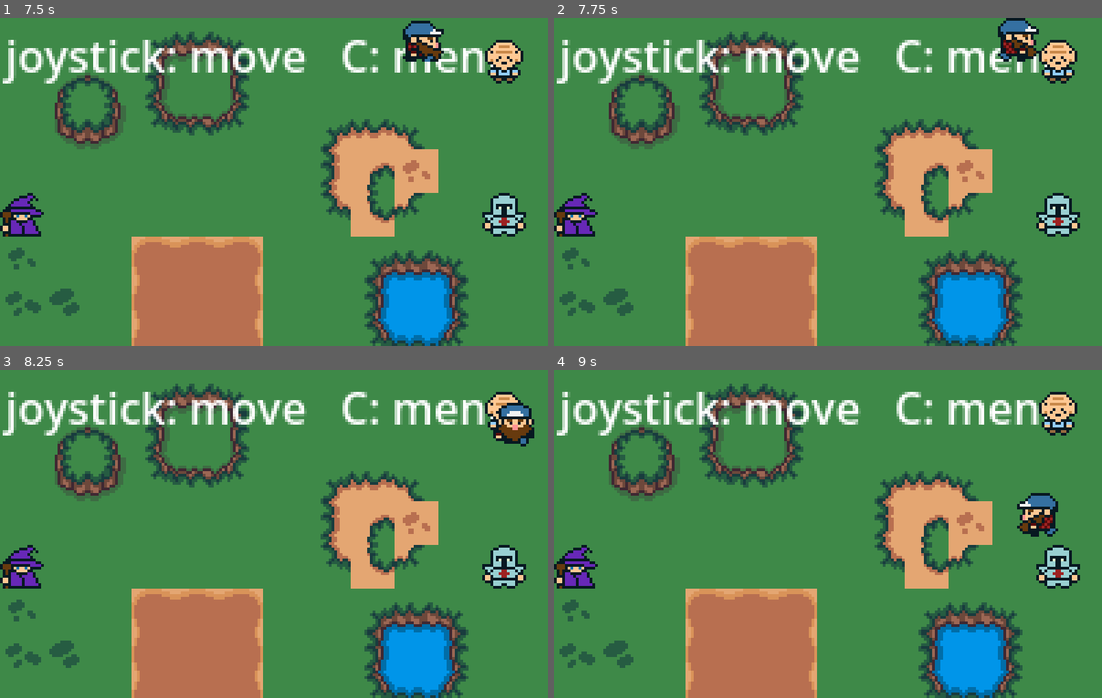
Above: before the commit, frames 1-4 (two rows, left to right).
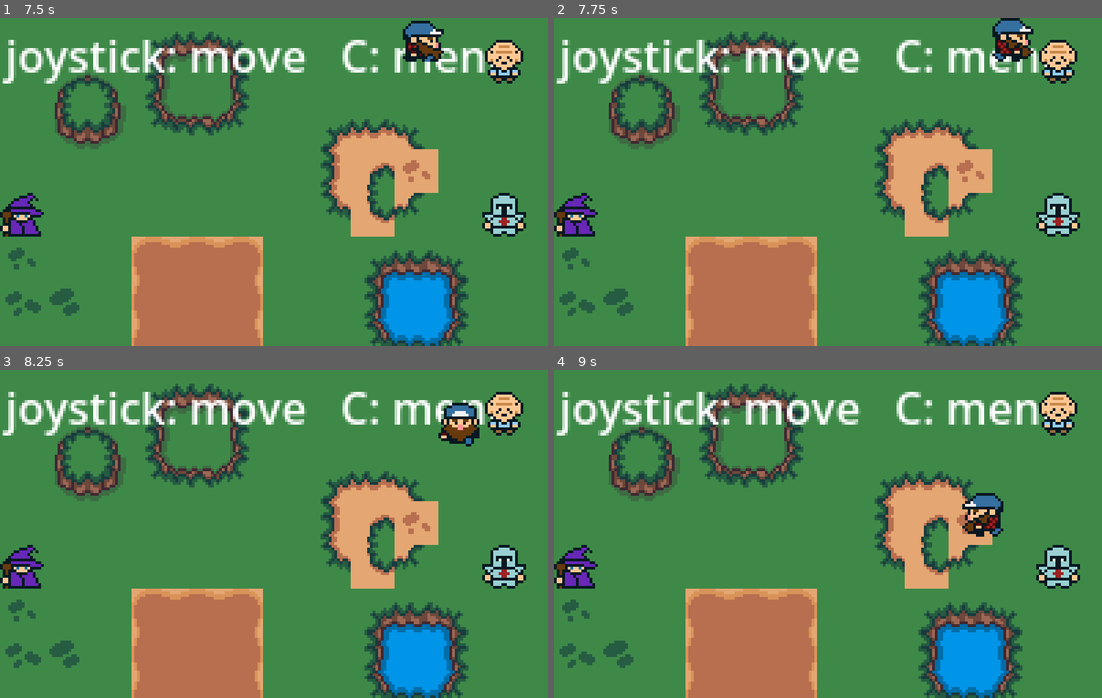
Above: after the commit, the same moments.

Repository: quentinbuilds/Brok-mon
Game: Godot game, scene res://core/Main.tscn
Two runs of this game, one before a commit and one after it. Both use one fixed random seed, a clock stepped at 60 frames per second and the inputs below.
Inputs:
- Up to frame 1 (7.5 s): tap A (move_left) at 0.5 s; hold W (move_up) 0.53-2.03 s; tap J (confirm) at 0.6, 1.35, 2, 2.1, 2.75, 2.85, 3.6, 4.35, 5.1, 5.85, 6.6, 7.35 s; hold A (move_left) 2.03-3.53 s; hold S (move_down) 3.53-4.28 s; hold D (move_right) 4.28-5.03 s; hold W (move_up) 5.03-5.78 s; hold D (move_right) from 5.78 s (still down)
- Up to frame 2 (7.75 s): keep holding D (move_right)
- Up to frame 3 (8.25 s): release D (move_right) at 8.03 s; hold S (move_down) from 8.03 s (still down); tap J (confirm) at 8.1 s
- Up to frame 4 (9 s): release S (move_down) at 8.78 s; hold A (move_left) from 8.78 s (still down); tap J (confirm) at 8.85 s

Frame 1 is identical in both runs. In frame 2, 0.6% of the frame differs, in the area x 80-89%, y 0-14%; in frame 3, 1.5%; in frame 4, 1.6%, in the area x 74-92%, y 37-51%.

Commit message:
feat: block walking into water and NPCs

Diff:
--- /dev/null
+++ b/tests/test_overworld_collisions.gd
@@ -0,0 +1,122 @@
+extends TestCase
+## Water tiles and NPC rects block walking. player_moved still fires only on tile change.
+
+const Catalog := preload("res://world/tiles/ForestTileCatalog.gd")
+const OverworldCharacter := preload("res://world/characters/OverworldCharacter.gd")
+
+const SPRITE := 16
+const GRASS_POS := Vector2(96, 16)
+const POND_POS := Vector2(128, 80)
+
+
+func test_water_tile_ids_are_blocked() -> void:
+	var ow = await _spawn_overworld()
+	if ow == null:
+		return
+	var fmap = ow.get_node("ForestMap")
+	var cell := Vector2i(6, 1)
+	var pos := Vector2(cell * Catalog.TILE_SIZE)
+	assert_true(ow.can_walk(pos), "grass cell starts walkable")
+	for tile_name in Catalog.WATER_TILES:
+		assert_true(Catalog.is_water(tile_name), tile_name)
+		fmap.paint_named(cell, tile_name)
+		assert_true(fmap.is_water_cell(cell), tile_name)
+		assert_false(ow.can_walk(pos), "water id %s blocks" % tile_name)
+		assert_true(ow.is_blocked(Rect2(pos, Vector2(SPRITE, SPRITE))), tile_name)
+	fmap.paint_named(cell, "grass")
+	assert_true(ow.can_walk(pos), "grass after water paint")
+	ow.free()
+
+
+func test_dummy_npc_rect_blocks() -> void:
+	var ow = await _spawn_overworld()
+	if ow == null:
+		return
+	assert_true(ow.can_walk(GRASS_POS), "empty grass")
+	var dummy := Node2D.new()
+	dummy.position = GRASS_POS
+	dummy.add_to_group(OverworldCharacter.NPC_GROUP)
+	ow.add_child(dummy)
+	assert_false(ow.can_walk(GRASS_POS), "dummy npc blocks")
+	assert_true(ow.is_blocked(Rect2(GRASS_POS, Vector2(SPRITE, SPRITE))))
+	assert_true(ow.can_walk(GRASS_POS + Vector2(-SPRITE, 0)), "adjacent is free")
+	dummy.free()
+	assert_true(ow.can_walk(GRASS_POS), "grass after dummy removed")
+	ow.free()
+
+
+func test_empty_grass_does_not_block() -> void:
+	var ow = await _spawn_overworld()
+	if ow == null:
+		return
+	assert_true(ow.can_walk(GRASS_POS))
+	assert_false(ow.is_blocked(Rect2(GRASS_POS, Vector2(SPRITE, SPRITE))))
+	var fmap = ow.get_node("ForestMap")
+	var empty_cell := Vector2i(6, 3)
+	var empty_pos := Vector2(empty_cell * Catalog.TILE_SIZE)
+	fmap.erase_cell(empty_cell)
+	assert_false(fmap.is_water_cell(empty_cell))
+	assert_true(ow.can_walk(empty_pos), "erased cell does not block")
+	ow.free()
+
+
+func test_player_moved_emits_only_on_tile_change() -> void:
+	var ow = await _spawn_overworld()
+	if ow == null:
+		return
+	var data: Node = tree.root.get_node("GameData")
+	var bus: Node = tree.root.get_node("EventBus")
+	var count := [0]
+	var last_tile := [Vector2i.ZERO]
+	var cb := func(tile: Vector2i, _zone: bool):
+		count[0] += 1
+		last_tile[0] = tile
+	bus.player_moved.connect(cb)
+	assert_true(ow.can_walk(GRASS_POS), "setup grass")
+	ow.get_node("Player").position = GRASS_POS
+	data.player_tile = Vector2i((GRASS_POS / 8.0).floor())
+	assert_true(ow.try_move(GRASS_POS + Vector2(3, 0)), "same movement tile")
+	assert_eq(count[0], 0, "no emit when tile unchanged")
+	assert_true(ow.try_move(GRASS_POS + Vector2(8, 0)), "cross 8px tile")
+	assert_eq(count[0], 1, "emit once on tile change")
+	assert_eq(last_tile[0], Vector2i(13, 2))
+	var before: Vector2 = ow.get_node("Player").position
+	assert_false(ow.try_move(POND_POS), "water rejects move")
+	assert_eq(ow.get_node("Player").position, before)
+	assert_eq(count[0], 1, "blocked move does not emit")
+	bus.player_moved.disconnect(cb)
+	ow.free()
+
+
+func test_player_is_not_an_npc() -> void:
+	var ow = await _spawn_overworld()
+	if ow == null:
+		return
+	var player: Node = ow.get_node("Player")
+	assert_false(player.is_in_group(OverworldCharacter.NPC_GROUP))
+	assert_eq(player.get("is_npc"), false)
+	var elder: Node = ow.get_node("Characters/Elder")
+	assert_true(elder.is_in_group(OverworldCharacter.NPC_GROUP))
+	assert_false(ow.can_walk(elder.position), "placed elder is solid")
+	ow.free()
+
+
+func test_demo_pond_blocks_footprint() -> void:
+	var ow = await _spawn_overworld()
+	if ow == null:
+		return
+	assert_false(ow.can_walk(POND_POS), "pond cell")
+	assert_false(ow.can_walk(Vector2(120, 80)), "16x16 footprint overlapping pond")
+	assert_true(ow.can_walk(Vector2(112, 80)), "adjacent grass west of pond")
+	ow.free()
+
+
+func _spawn_overworld():
+	var packed := load("res://world/OverworldState.tscn") as PackedScene
+	assert_true(packed != null, "OverworldState.tscn must load")
+	if packed == null:
+		return null
+	var ow: Node = packed.instantiate()
+	tree.root.add_child(ow)
+	await tree.process_frame
+	return ow
--- a/world/ForestMap.gd
+++ b/world/ForestMap.gd
@@ -14,6 +14,20 @@
 func paint_named(cell: Vector2i, tile_name: String) -> void:
 	var t: Vector3i = Catalog.TILES[tile_name]
 	set_cell(cell, t.x, Vector2i(t.y, t.z))
+
+
+func is_water_cell(cell: Vector2i) -> bool:
+	var sid := get_cell_source_id(cell)
+	if sid < 0:
+		return false
+	var coords := get_cell_atlas_coords(cell)
+	for tile_name in Catalog.WATER_TILES:
+		if Catalog.source_id(tile_name) == sid and Catalog.atlas(tile_name) == coords:
+			return true
+	var data := get_cell_tile_data(cell)
+	if data == null:
+		return false
+	return Catalog.is_water(str(data.get_custom_data("name")))
 
 
 func paint_demo() -> void:
--- a/world/OverworldState.gd
+++ b/world/OverworldState.gd
@@ -7,8 +7,10 @@
 const TILE := 8
 const SPRITE := 16
 const BOUNDS := Rect2(0, 0, 200, 120)
+const NPC_GROUP := "npc"
 
 @onready var _player = $Player
+@onready var _map: TileMapLayer = $ForestMap
 
 func _on_enter() -> void:
 	_player.position = Vector2(GameData.player_tile * TILE)
@@ -22,10 +24,47 @@
 	if dir == Vector2i.ZERO:
 		return
 	var next: Vector2 = _player.position + Vector2(dir) * SPEED * delta
+	try_move(next)
+
+func can_walk(pos: Vector2) -> bool:
+	return not is_blocked(_footprint(pos))
+
+func is_blocked(rect: Rect2) -> bool:
+	return _water_blocks(rect) or _npc_blocks(rect)
+
+func try_move(next: Vector2) -> bool:
 	next.x = clampf(next.x, BOUNDS.position.x, BOUNDS.end.x - SPRITE)
 	next.y = clampf(next.y, BOUNDS.position.y, BOUNDS.end.y - SPRITE)
+	if is_blocked(_footprint(next)):
+		return false
 	_player.position = next
 	var tile := Vector2i((next / TILE).floor())
 	if tile != GameData.player_tile:
 		GameData.player_tile = tile
 		EventBus.player_moved.emit(tile, false)
+	return true
+
+func _footprint(pos: Vector2) -> Rect2:
+	return Rect2(pos, Vector2(SPRITE, SPRITE))
+
+func _water_blocks(rect: Rect2) -> bool:
+	if _map == null:
+		return false
+	var first: Vector2i = _map.local_to_map(rect.position)
+	var last: Vector2i = _map.local_to_map(rect.position + rect.size - Vector2.ONE)
+	for y in range(first.y, last.y + 1):
+		for x in range(first.x, last.x + 1):
+			if _map.is_water_cell(Vector2i(x, y)):
+				return true
+	return false
+
+func _npc_blocks(rect: Rect2) -> bool:
+	if not is_inside_tree():
+		return false
+	for n in get_tree().get_nodes_in_group(NPC_GROUP):
+		if n == _player or not (n is Node2D):
+			continue
+		var npc_rect := Rect2((n as Node2D).position, Vector2(SPRITE, SPRITE))
+		if rect.intersects(npc_rect):
+			return true
+	return false
--- a/world/OverworldState.tscn
+++ b/world/OverworldState.tscn
@@ -23,6 +23,7 @@
 [node name="Player" parent="." instance=ExtResource("3_player")]
 z_index = 3
 character_id = 0
+is_npc = false
 
 [node name="Characters" type="Node2D" parent="."]
 z_index = 2
--- a/world/characters/OverworldCharacter.gd
+++ b/world/characters/OverworldCharacter.gd
@@ -11,6 +11,7 @@
 const FIRST_WALK_COL := 4
 const LAST_COL := 9
 const WALK_FPS := 6.0
+const NPC_GROUP := "npc"
 
 const NAMES: PackedStringArray = [
 	"cap_beard",
@@ -44,6 +45,8 @@
 	&"walk_side": [8, 9],
 }
 
+@export var is_npc: bool = true
+
 @export_range(0, 19, 1) var character_id: int = 0:
 	set(value):
 		character_id = clampi(value, 0, COUNT - 1)
@@ -59,6 +62,10 @@
 	texture_filter = TEXTURE_FILTER_NEAREST
 	_rebuild_frames()
 	_sync_animation()
+	if is_npc:
+		add_to_group(NPC_GROUP)
+	else:
+		remove_from_group(NPC_GROUP)
 
 
 func apply_move_dir(dir: Vector2i) -> void:
Not shown, added: tests/test_overworld_collisions.gd.uid
